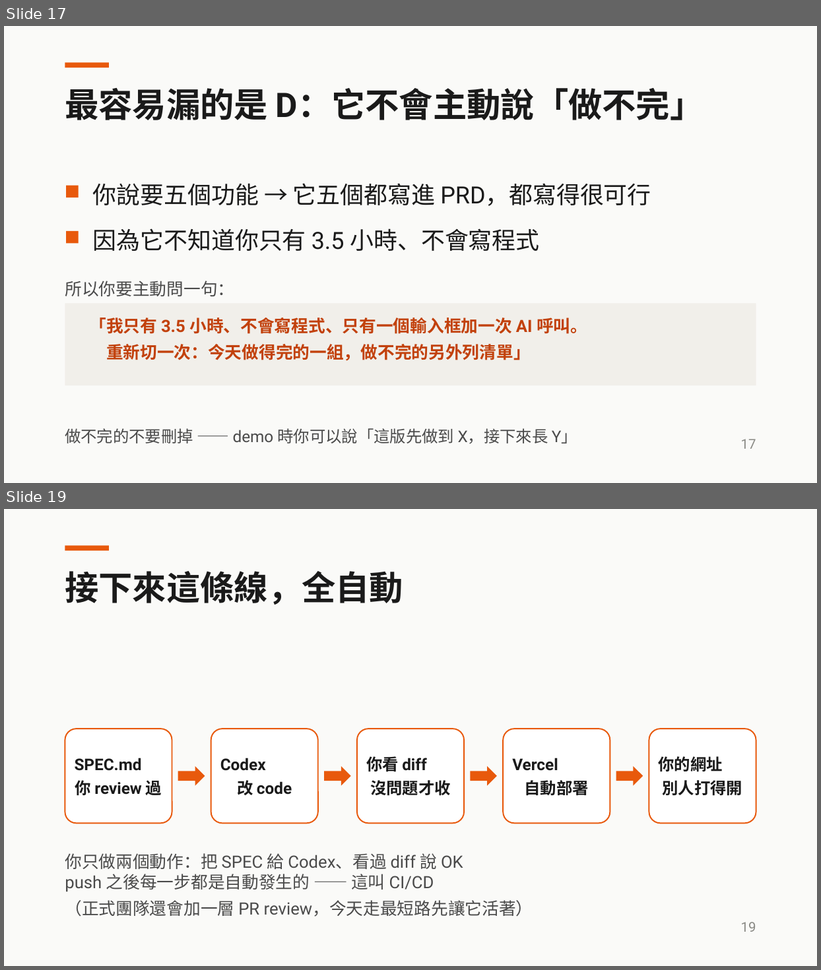
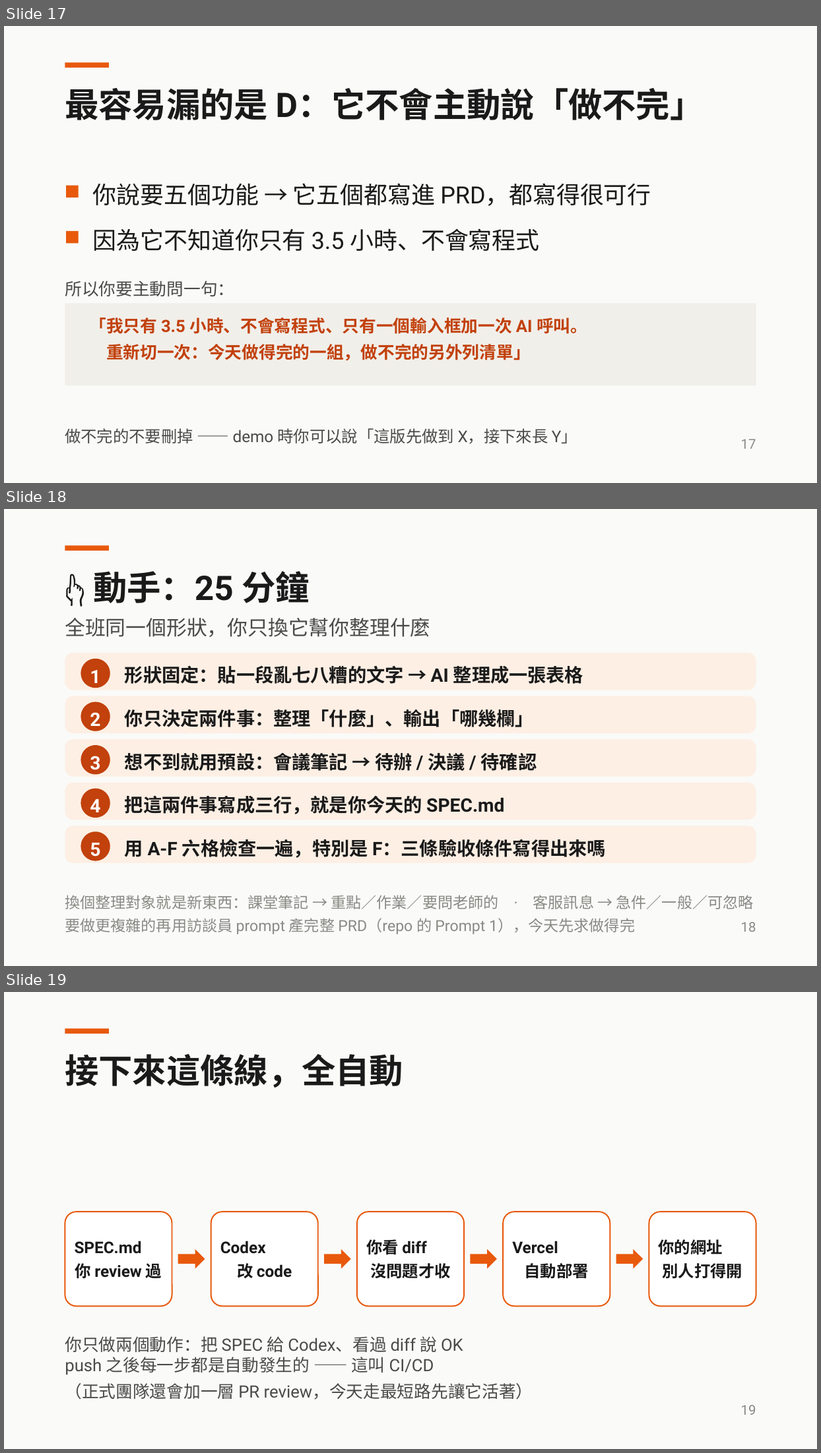
Before and after one commit to aaron20010920/unext-ai-dev-workshop, a slide deck: slides/2026-08-13-AI開發實戰.pptx. Shown one above the other, each under a label of ours: slides 17 and 19 before the commit, slides 17, 18 and 19 after it; the slides between them are not shown. The pictures are 821x970 and 821x1453 pixels, drawn with LibreOffice and Linux fonts; fonts in the diff are those of the drawing. Boxes give left, top, right and bottom in pixels: in the first picture for what was removed or moved away, otherwise in the second. Text is boxed around its words. In the diff, an @@ line names an element or a change of style, - is before the commit and + after.

```diff
--- a/slides/2026-08-13-AI開發實戰.pptx
+++ b/slides/2026-08-13-AI開發實戰.pptx
@@ slide 18 added at <box>4,509,817,966</box>, background #FAFAF8 @@
@@ rectangle added at <box>65,545,109,551</box>, fill #E8590C @@
@@ text added at <box>93,571,310,603</box>, 40 pt, text #1A1A1A, bold @@
+👆 動手：25 分鐘
@@ text added at <box>65,618,430,637</box>, 24 pt, text #4A4A4A @@
+全班同一個形狀，你只換它幫你整理什麼
@@ rounded rectangle added at <box>65,653,756,690</box>, fill #FDEFE4 @@
@@ ellipse added at <box>81,659,110,689</box>, fill #C2410C, 22 pt, text #FFFFFF, bold @@
+1
@@ text added at <box>125,666,583,684</box>, 22 pt, text #1A1A1A, bold @@
+形狀固定：貼一段亂七八糟的文字 → AI 整理成一張表格
@@ rounded rectangle added at <box>65,696,756,733</box>, fill #FDEFE4 @@
@@ ellipse added at <box>81,702,110,731</box>, fill #C2410C, 22 pt, text #FFFFFF, bold @@
+2
@@ text added at <box>125,710,534,727</box>, 22 pt, text #1A1A1A, bold @@
+你只決定兩件事：整理「什麼」、輸出「哪幾欄」
@@ rounded rectangle added at <box>65,739,756,777</box>, fill #FDEFE4 @@
@@ ellipse added at <box>81,746,110,775</box>, fill #C2410C, 22 pt, text #FFFFFF, bold @@
+3
@@ text added at <box>125,753,537,771</box>, 22 pt, text #1A1A1A, bold @@
+想不到就用預設：會議筆記 → 待辦 / 決議 / 待確認
@@ rounded rectangle added at <box>65,783,756,820</box>, fill #FDEFE4 @@
@@ ellipse added at <box>81,788,110,818</box>, fill #C2410C, 22 pt, text #FFFFFF, bold @@
+4
@@ text added at <box>125,796,504,815</box>, 22 pt, text #1A1A1A, bold @@
+把這兩件事寫成三行，就是你今天的 SPEC.md
@@ rounded rectangle added at <box>65,826,756,863</box>, fill #FDEFE4 @@
@@ ellipse added at <box>81,832,110,861</box>, fill #C2410C, 22 pt, text #FFFFFF, bold @@
+5
@@ text added at <box>125,840,606,858</box>, 22 pt, text #1A1A1A, bold @@
+用 A-F 六格檢查一遍，特別是 F：三條驗收條件寫得出來嗎
@@ text added at <box>65,895,754,935</box>, 18 pt, text #8A8A85 @@
+換個整理對象就是新東西：課堂筆記 → 重點／作業／要問老師的 · 客服訊息 → 急件／一般／可忽略
+要做更複雜的再用訪談員 prompt 產完整 PRD（repo 的 Prompt 1），今天先求做得完
@@ text added at <box>741,922,756,932</box>, 16 pt, text #8A8A85 @@
+18
```
Also in this commit, not shown: 1 slide removed, 3 other files.
